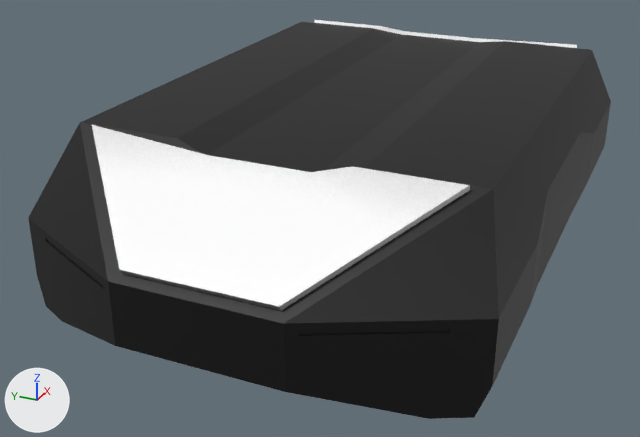
The COLLADA model rbvogui_description/meshes/bases/rbvogui_chassis_v4.dae: old version first, new version second.
Both versions are drawn from a 50 mm camera at (-1.224, -0.468, 0.771) aimed at (-0.065, 0.054, 0.191). Lighting does not change. The marker at lower left points along +X, +Y and +Z. Where no turn or scale is listed for an object, it has been applied to the vertices.

In view in the first picture: 'backmetalplate', 'rbvogui_chassis_v3'.
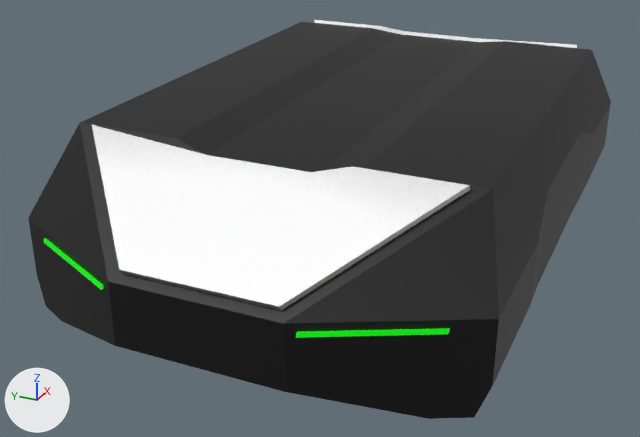
Location of each change, (x1, y1, x2, y2) in pixels of the pictures (640 x 437 px):
'frontlights.001', added (green)
    after: (44, 238, 450, 338)

The change, as a list of edits to the scene's bpy script:
```text
Add me_rbvogui_chassis_v3_001:
    me_rbvogui_chassis_v3_001.from_pydata([(-0.441, 0.264, 0.277), (-0.441, 0.264, 0.282), (-0.512, 0.123, 0.282), (-0.512, 0.123, 0.277), (-0.441, -0.264, 0.282), (-0.441, -0.264, 0.277), (-0.512, -0.123, 0.277), (-0.512, -0.123, 0.282), (-0.447, -0.264, 0.282), (-0.447, -0.264, 0.277), (-0.518, -0.123, 0.277), (-0.518, -0.123, 0.282), (-0.447, 0.264, 0.277), (-0.447, 0.264, 0.282), (-0.518, 0.123, 0.282), (-0.518, 0.123, 0.277)], [], [(15, 14, 12), (12, 14, 13), (11, 10, 8), (8, 10, 9), (3, 12, 0), (0, 13, 1), (6, 9, 10), (2, 15, 3), (6, 11, 7), (7, 8, 4), (4, 9, 5), (2, 13, 14), (3, 15, 12), (0, 12, 13), (6, 5, 9), (2, 14, 15), (6, 10, 11), (7, 11, 8), (4, 8, 9), (2, 1, 13)])
    me_rbvogui_chassis_v3_001.materials.append(mat_greenlights)  # green #03b600
Add ob_frontlights_001:
    ob_frontlights_001 = bpy.data.objects.new('frontlights.001', me_rbvogui_chassis_v3_001)
    ob_frontlights_001.location = (0.0, 0.0, 0.0)
```
